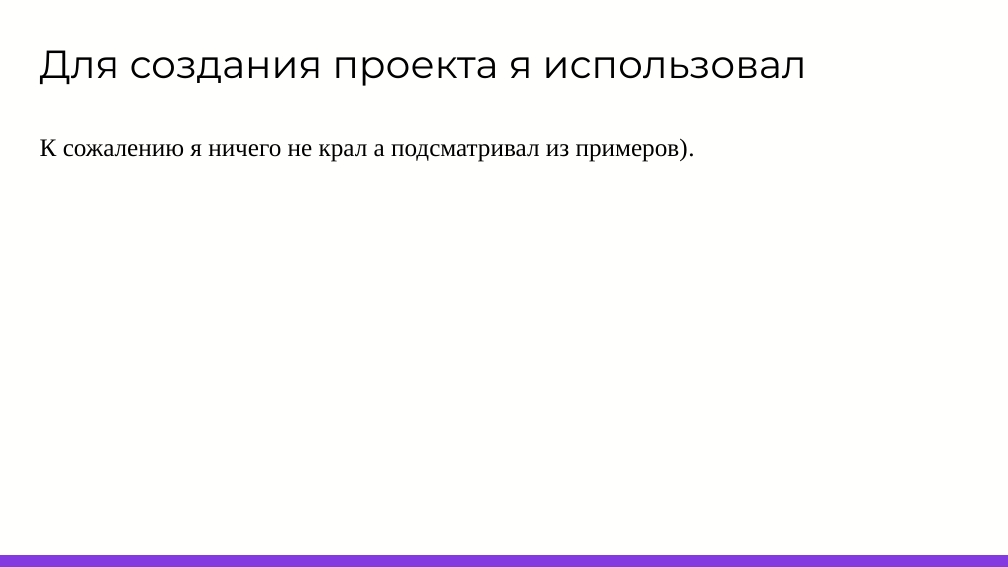
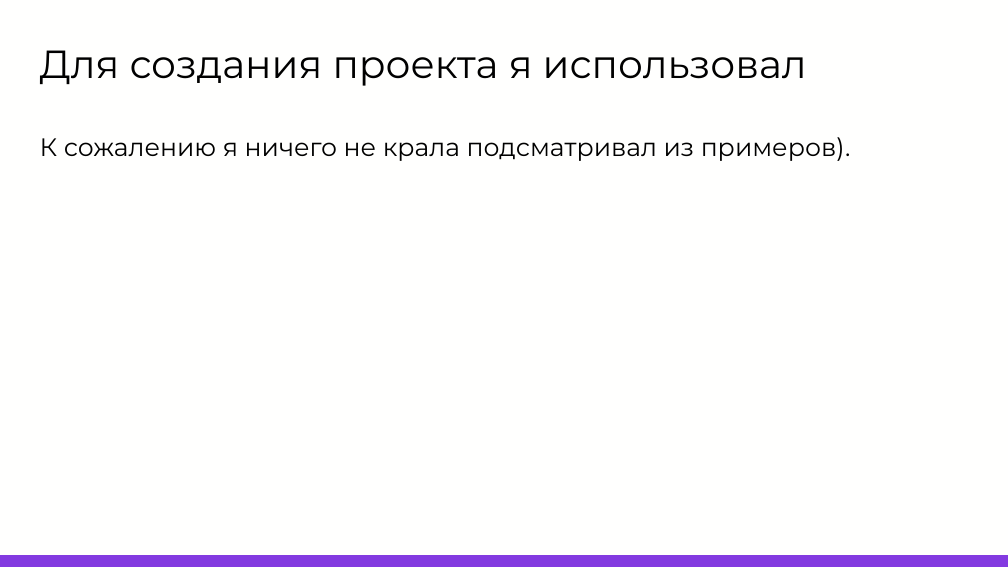
Before and after one commit to IvanCHip/FrendConnect, a slide deck: slide 4 of frend connect/present/Проект PP.pptx. Drawn at 1008x567 pixels with LibreOffice and Linux fonts; fonts in the diff are those of the drawing; background and template pictures are left out. Boxes give left, top, right and bottom in pixels: in the first picture for what was removed or moved away, otherwise in the second. Text is boxed around its words. In the diff, an @@ line names an element or a change of style, - is before the commit and + after.

```diff
--- a/frend connect/present/Проект PP.pptx
+++ b/frend connect/present/Проект PP.pptx
@@ text at <box>40,137,851,161</box>: text changed; font Times New Roman to Montserrat @@
-К сожалению я ничего не крал а подсматривал из примеров).
+К сожалению я ничего не крала подсматривал из примеров).
```
Also in this commit, not shown: 2 other slides changed.
